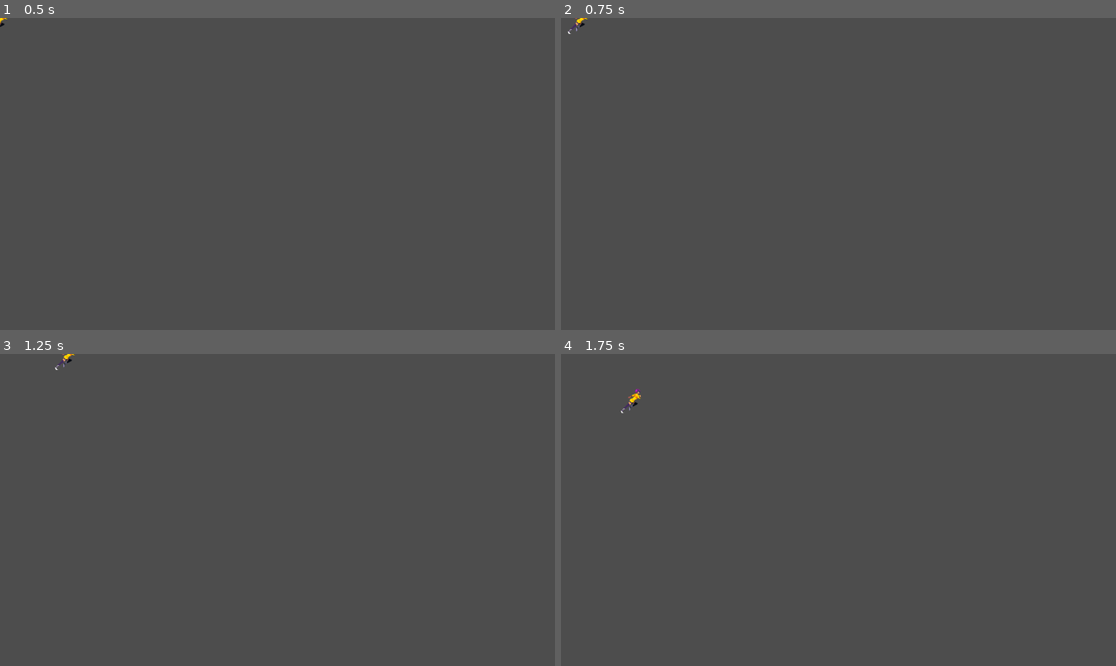
Above: before the commit, frames 1-4 (two rows, left to right).
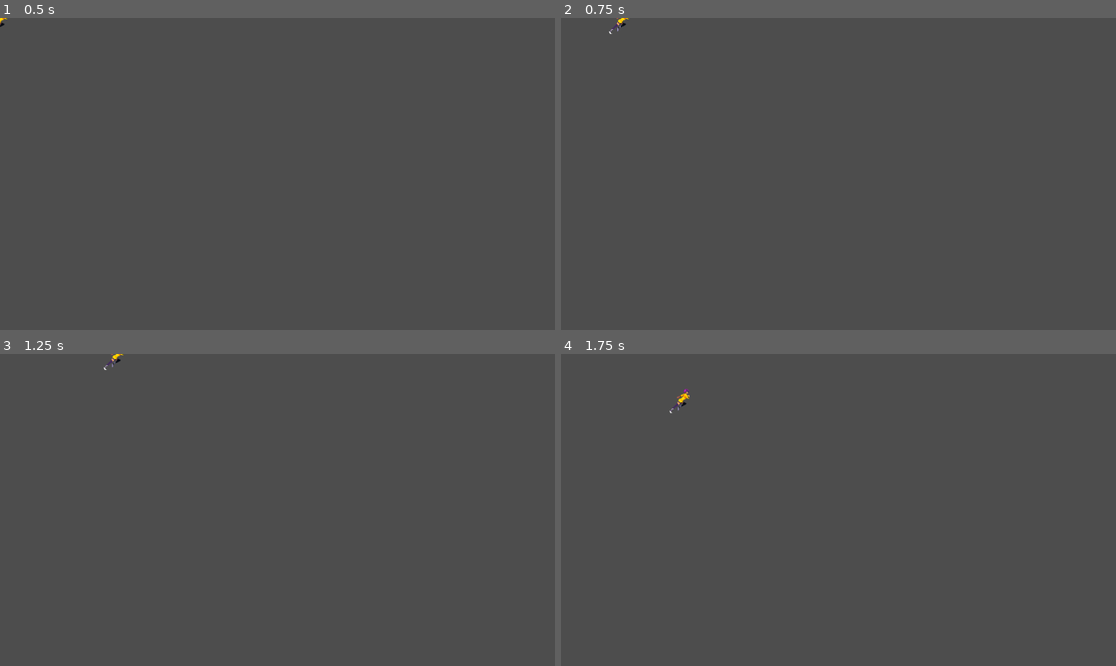
Above: after the commit, the same moments.

Repository: lilkaz/COMP_1501_A_Group_25_FInal_Project
Game: Godot game, scene res://scenes/Test.tscn
The game is run twice, just before and just after one commit, with the same random seed, the same clock (stepped at 60 frames per second) and the same inputs.
Inputs:
- Up to frame 1 (0.5 s): no input
- Up to frame 2 (0.75 s): tap Enter at 0.5 s; hold D from 0.53 s (still down); hold Space from 0.53 s (still down)
- Up to frame 3 (1.25 s): keep holding D; keep holding Space
- Up to frame 4 (1.75 s): release D at 1.28 s; release Space at 1.28 s; hold S from 1.28 s (still down); tap Space at 1.35, 1.52 s

Frame 1 is identical in both runs. In frame 2, 0.1% of the frame differs, in the area x 1-13%, y 0-6%; in frame 3, 0.1%; in frame 4, 0.2%, in the area x 10-24%, y 11-19%.

Commit message:
player_dodge
player is able to dodge

Diff:
--- a/component/player_movement_control.gd
+++ b/component/player_movement_control.gd
@@ -2,6 +2,18 @@
 
 @export var body: CharacterBody2D;
 @export var collision: CollisionObject2D;
+
+
+#Dodge variables
+@export var dodge_speed = 200
+@export var dodge_duration = 0.2
+@export var dodge_cooldown = 1.0
+
+var dodge_timer = 0.0
+var cooldown_timer = 0.0
+var is_dodging = false
+var dodge_direction = Vector2.ZERO
+
 
 func _enter_tree() -> void:
 	assert(owner is Entity);
@@ -15,7 +27,36 @@
 	if (!(owner as Entity).has_component("Movement")):
 		return;
 	var movement = (owner as Entity).get_component("Movement") as Movement;
+
+
+	#Dodge handling (SPACE BAR)
+	if is_dodging:
+		perform_dodge(movement, delta)
+		return
+
+	if Input.is_key_pressed(KEY_SPACE) and cooldown_timer <= 0:
+		start_dodge(direction)
+
+
 	movement.move(direction);
+
+	#Dodge cooldown handle
+	if cooldown_timer > 0:
+		cooldown_timer -= delta
+
+
+func start_dodge(direction: Vector2) -> void:
+	is_dodging = true
+	dodge_timer = dodge_duration
+	cooldown_timer = dodge_cooldown
+	dodge_direction = direction
+
+func perform_dodge(movement: Movement, delta: float) -> void:
+	movement.move(dodge_direction * dodge_speed * delta)
+	dodge_timer -= delta
+	if dodge_timer <= 0:
+		is_dodging = false
+
 
 func getInputDirection() -> Vector2:
 	var direction = Vector2.ZERO;
--- a/project.godot
+++ b/project.godot
@@ -14,3 +14,11 @@
 run/main_scene="uid://dmjewic45yud6"
 config/features=PackedStringArray("4.4", "Forward Plus")
 config/icon="res://icon.svg"
+
+[input]
+
+dodge_space={
+"deadzone": 0.2,
+"events": [Object(InputEventKey,"resource_local_to_scene":false,"resource_name":"","device":-1,"window_id":0,"alt_pressed":false,"shift_pressed":false,"ctrl_pressed":false,"meta_pressed":false,"pressed":false,"keycode":0,"physical_keycode":32,"key_label":0,"unicode":32,"location":0,"echo":false,"script":null)
+]
+}
